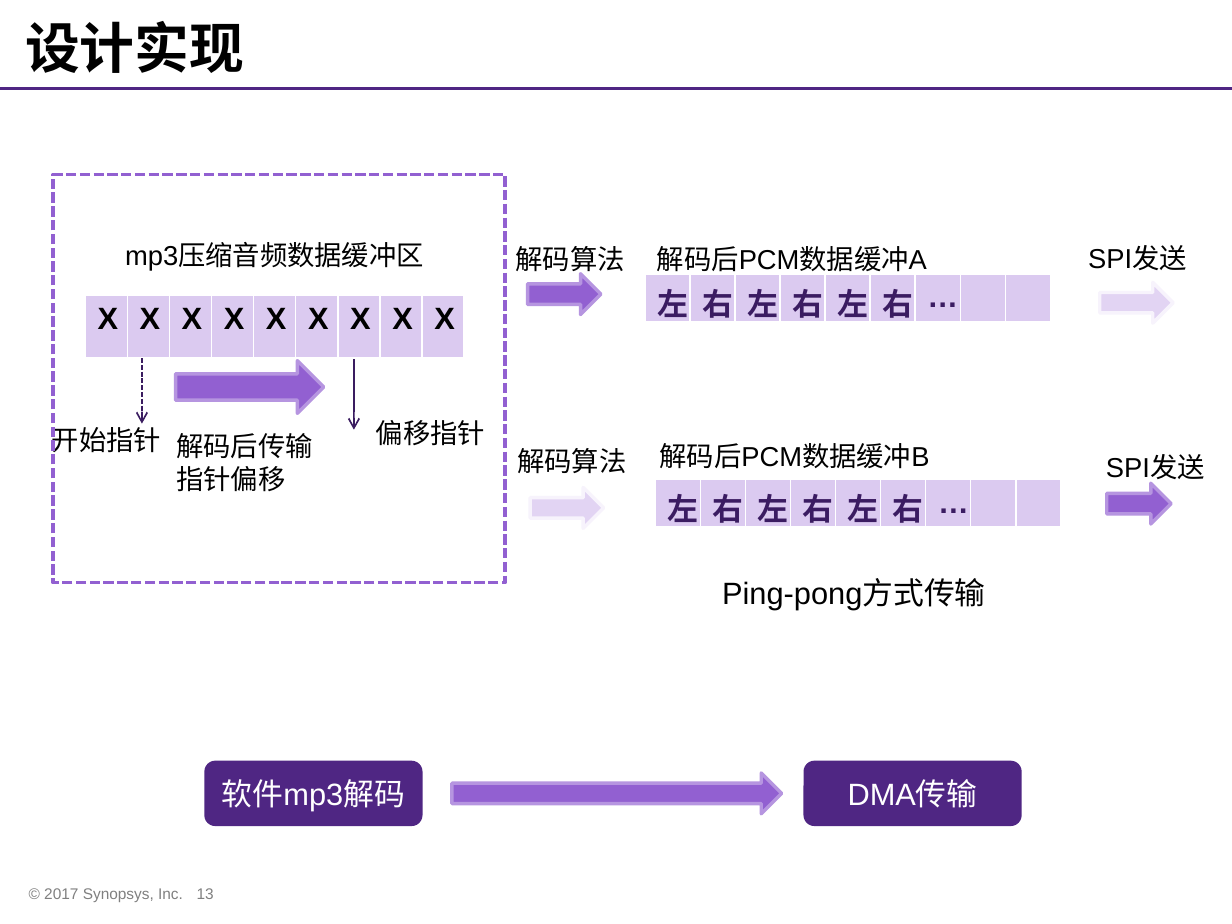
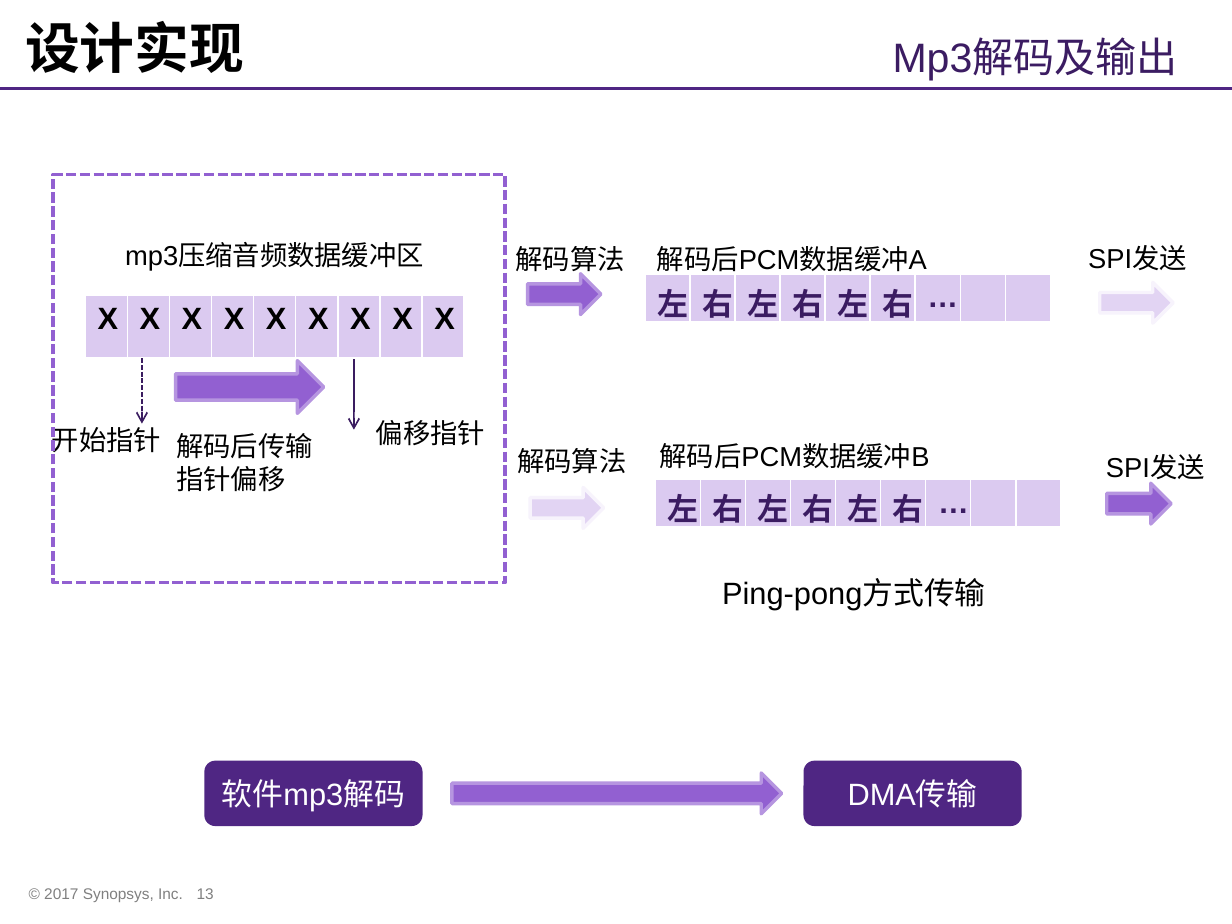
Before and after one commit to whutddk/iRhythm, a slide deck: slide 13 of doc/华智队作品展示PPT.pptx. Drawn at 1232x924 pixels with LibreOffice and Linux fonts; fonts in the diff are those of the drawing; background and template pictures are left out. Boxes give left, top, right and bottom in pixels: in the first picture for what was removed or moved away, otherwise in the second. Text is boxed around its words. In the diff, an @@ line names an element or a change of style, - is before the commit and + after.

```diff
--- a/doc/华智队作品展示PPT.pptx
+++ b/doc/华智队作品展示PPT.pptx
@@ text added at (893,39,1178,80), 24 pt, text #3B1D62 @@
+Mp3解码及输出
```
Also in this commit, not shown: 7 other slides changed.
